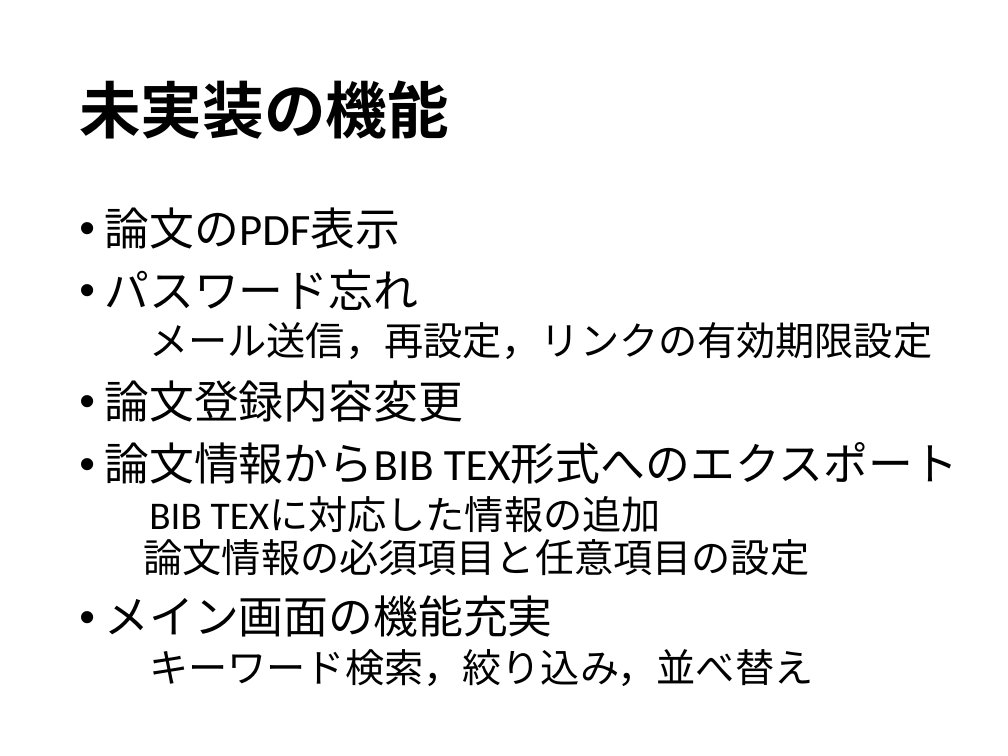
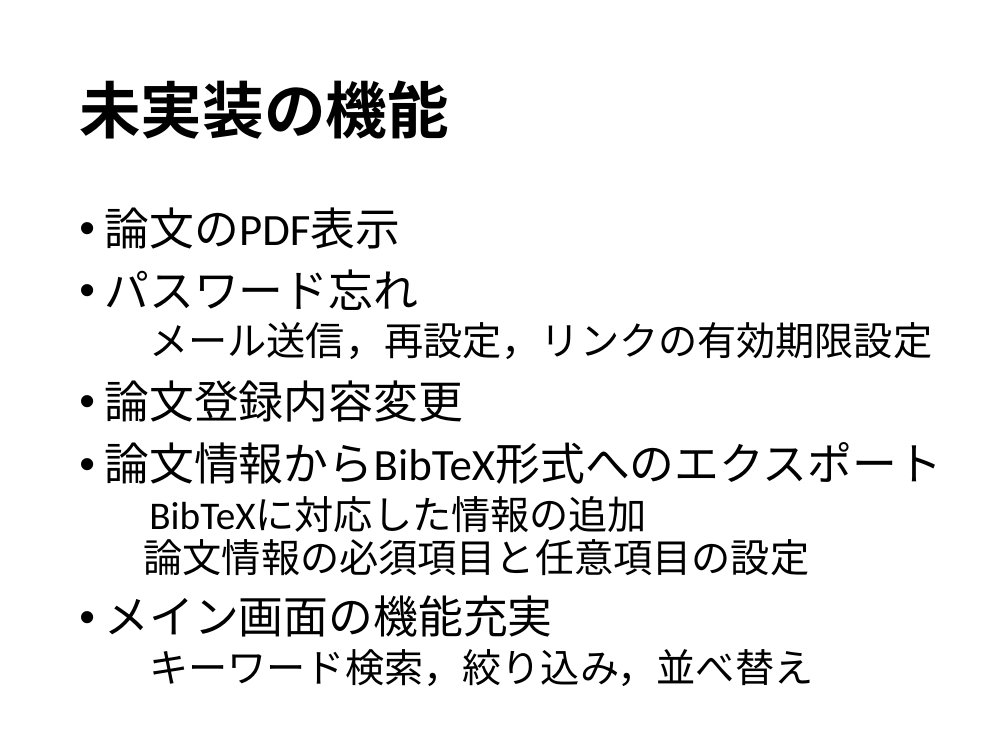
Before and after one commit to minehisa/ex2021, a slide deck: slide 5 of スライド資料/提案資料/20210730_前期末発表資料.pptx. Drawn at 1008x756 pixels with LibreOffice and Linux fonts; fonts in the diff are those of the drawing. Boxes give left, top, right and bottom in pixels: in the first picture for what was removed or moved away, otherwise in the second. Text is boxed around its words. In the diff, an @@ line names an element or a change of style, - is before the commit and + after.

```diff
--- a/スライド資料/提案資料/20210730_前期末発表資料.pptx
+++ b/スライド資料/提案資料/20210730_前期末発表資料.pptx
@@ text at [105,442,943,576]: text changed @@
-• 論文情報からBIB TEX形式へのエクスポート
-  BIB TEXに対応した情報の追加
-  論文情報の必須項目と任意項目の設定
+• 論文情報からBibTeX形式へのエクスポート
+  BibTeXに対応した情報の追加
+  論文情報の必須項目と任意項目の設定
```
Also in this commit, not shown: 5 other slides changed.
